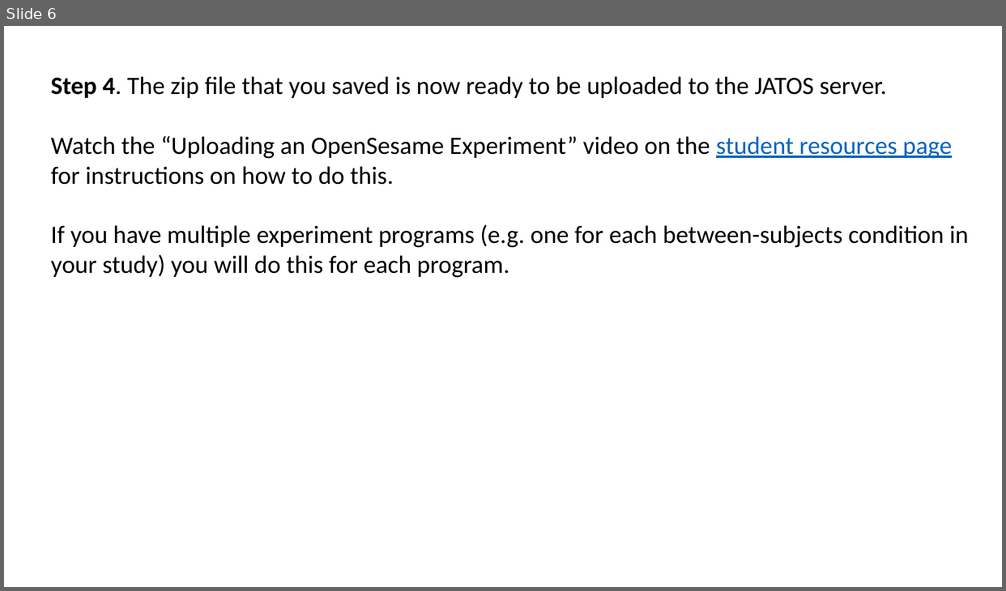
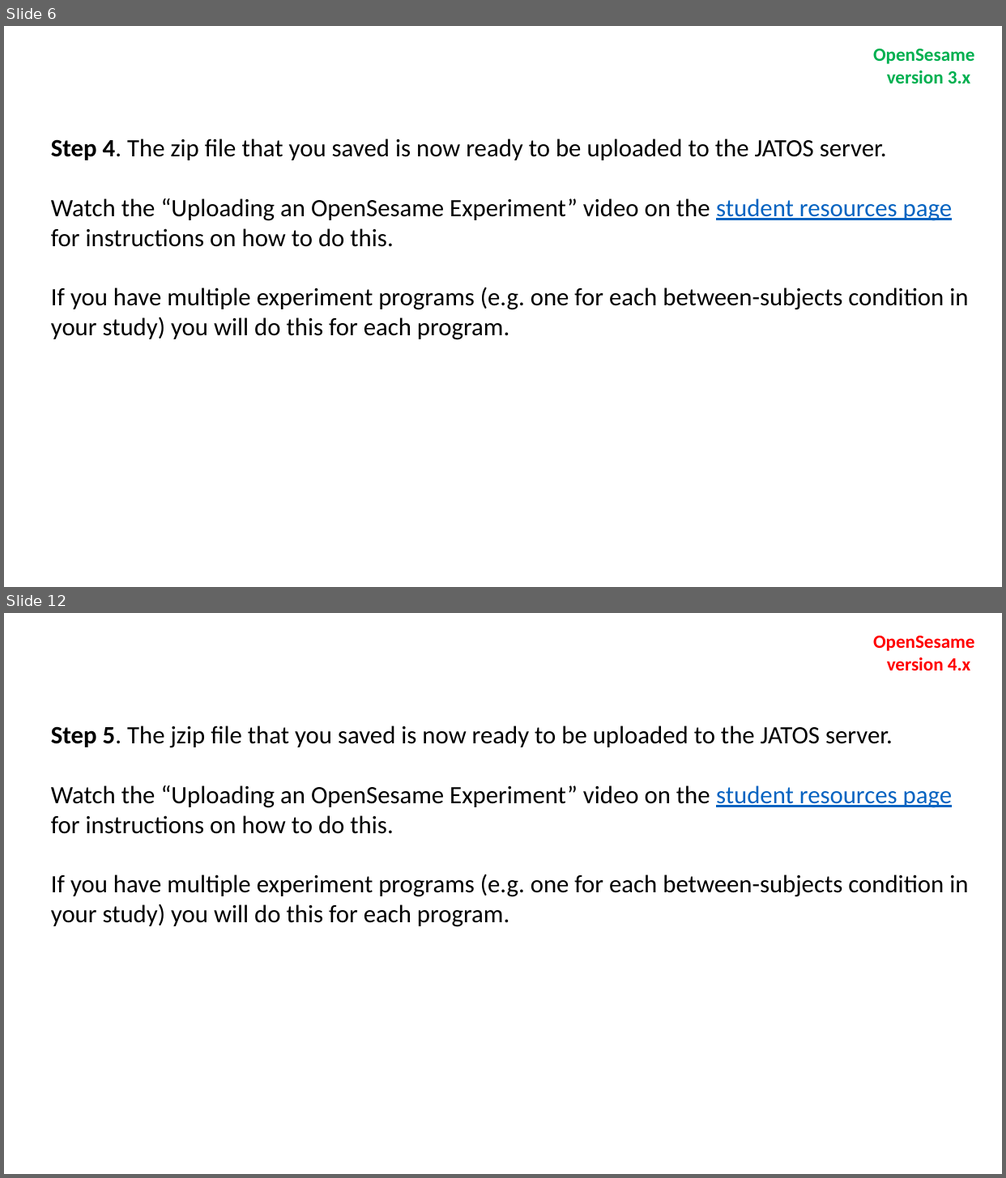
Before and after one commit to ajwills72/rmip, a slide deck: docs/prepare_your_online_study.pptx. Shown one above the other, each under a label of ours: slide 6 before the commit, slides 6 and 12 after it; the slides between them are not shown. The pictures are 1006x591 and 1006x1178 pixels, drawn with LibreOffice and Linux fonts; fonts in the diff are those of the drawing. Boxes give left, top, right and bottom in pixels: in the first picture for what was removed or moved away, otherwise in the second. Text is boxed around its words. In the diff, an @@ line names an element or a change of style, - is before the commit and + after.

Commit message:
updated prepare_your_online_study.pptx with instructions for OpenSesame v4

```diff
--- a/docs/prepare_your_online_study.pptx
+++ b/docs/prepare_your_online_study.pptx
@@ slide 12 added at (4, 613, 1002, 1174), background #FFFFFF @@
@@ text added at (873, 636, 974, 671), 18 pt, text #FF0000, bold @@
+OpenSesame
+version 4.x
@@ text added at (51, 726, 968, 927), 24 pt, text #000000 @@
+Step 5. The jzip file that you saved is now ready to be uploaded to the JATOS server.
+Watch the “Uploading an OpenSesame Experiment” video on the student resources page for instructions on how to do this.
+If you have multiple experiment programs (e.g. one for each between-subjects condition in your study) you will do this for each program.
@@ slide 6 changed as well @@
@@ text added at (873, 49, 974, 84), 18 pt, text #00B050, bold @@
+OpenSesame
+version 3.x
@@ text "Step 4. The zip file ...": place and size @@
-text "Step 4. The zip file ..." at (51, 76, 968, 278)
+text "Step 4. The zip file ..." at (51, 139, 968, 340)
```
Also in this commit, not shown: 5 other slides changed, 5 other slides added.
